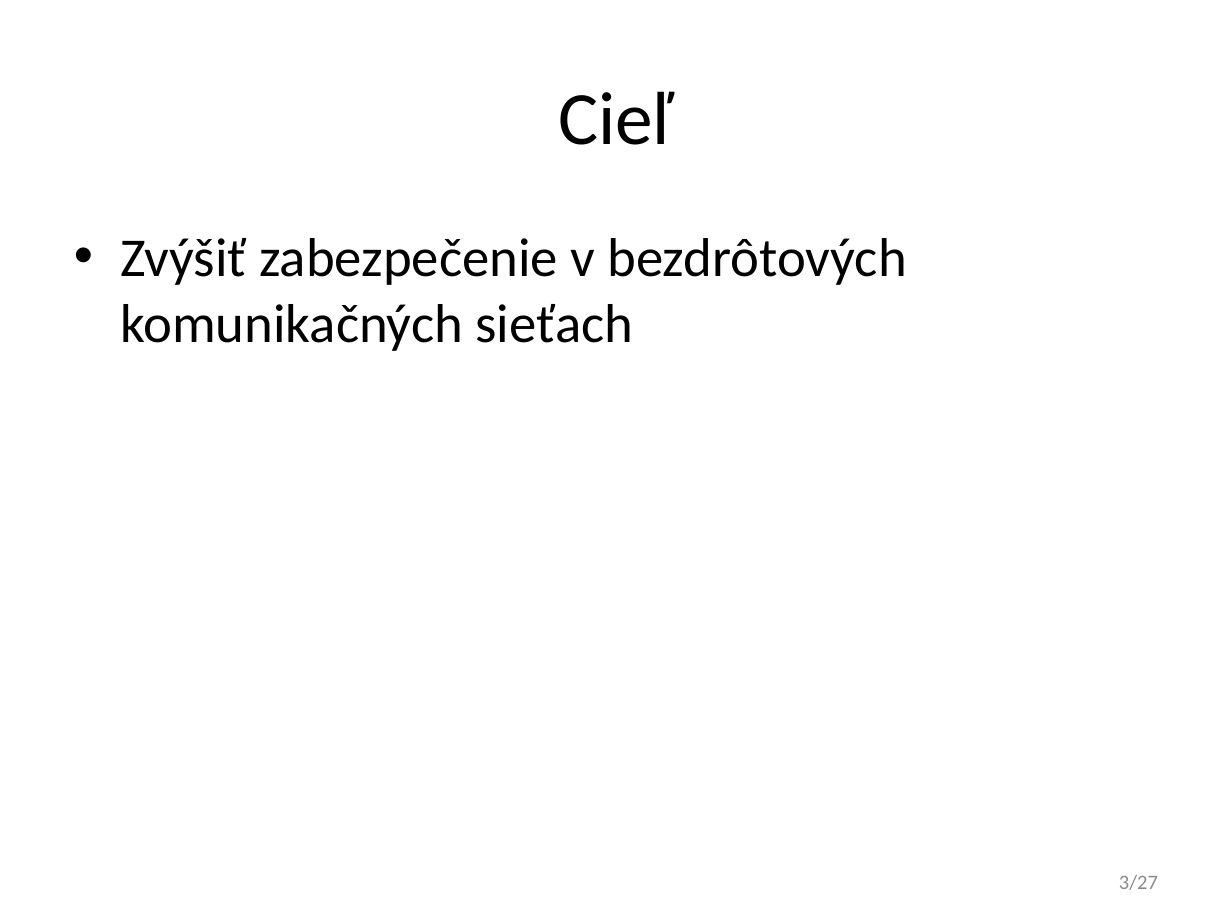
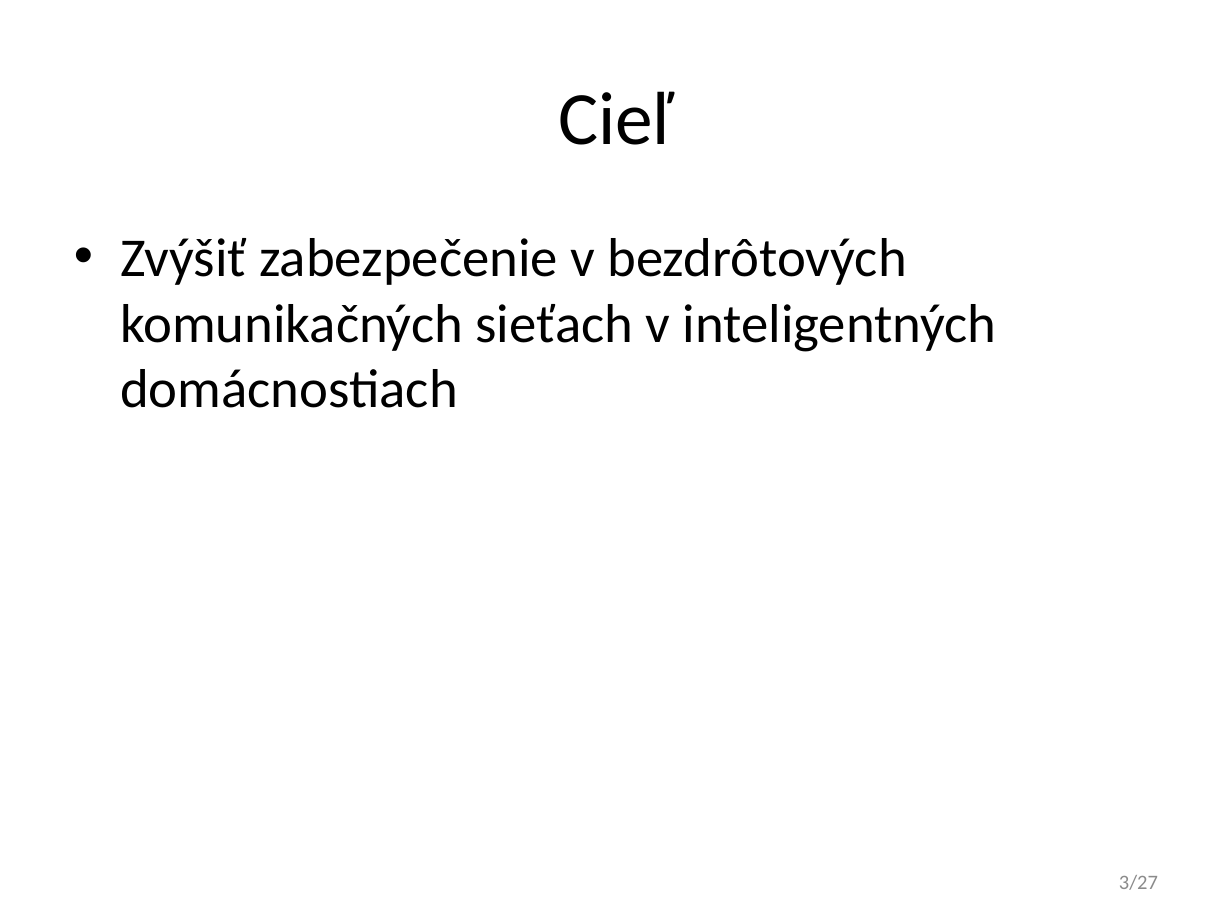
Before and after one commit to javacard-FOSS-applets/nrf6310-pca10007, a slide deck: slide 3 of Obhajoba/xdoubravsky_dp.pptx. Drawn at 1232x924 pixels with LibreOffice and Linux fonts; fonts in the diff are those of the drawing. Boxes give left, top, right and bottom in pixels: in the first picture for what was removed or moved away, otherwise in the second. Text is boxed around its words. In the diff, an @@ line names an element or a change of style, - is before the commit and + after.

```diff
--- a/Obhajoba/xdoubravsky_dp.pptx
+++ b/Obhajoba/xdoubravsky_dp.pptx
@@ text at <box>120,238,997,408</box>: text changed @@
-• Zvýšiť zabezpečenie v bezdrôtových komunikačných sieťach
+• Zvýšiť zabezpečenie v bezdrôtových komunikačných sieťach v inteligentných domácnostiach
```
Also in this commit, not shown: 12 other slides changed, 1 other file.
